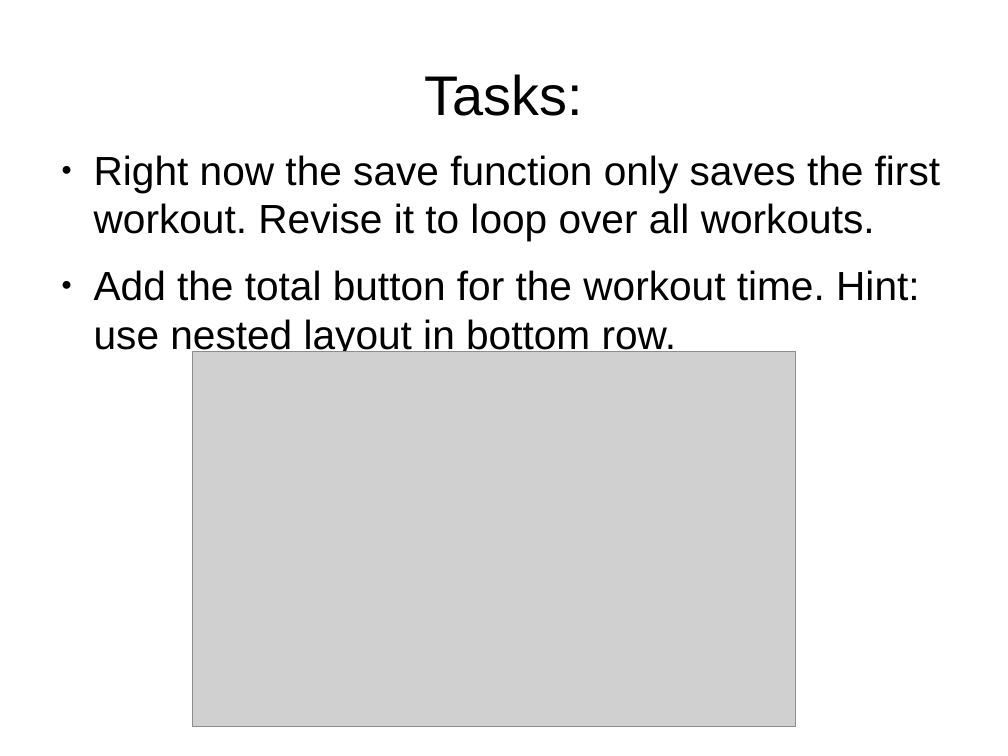
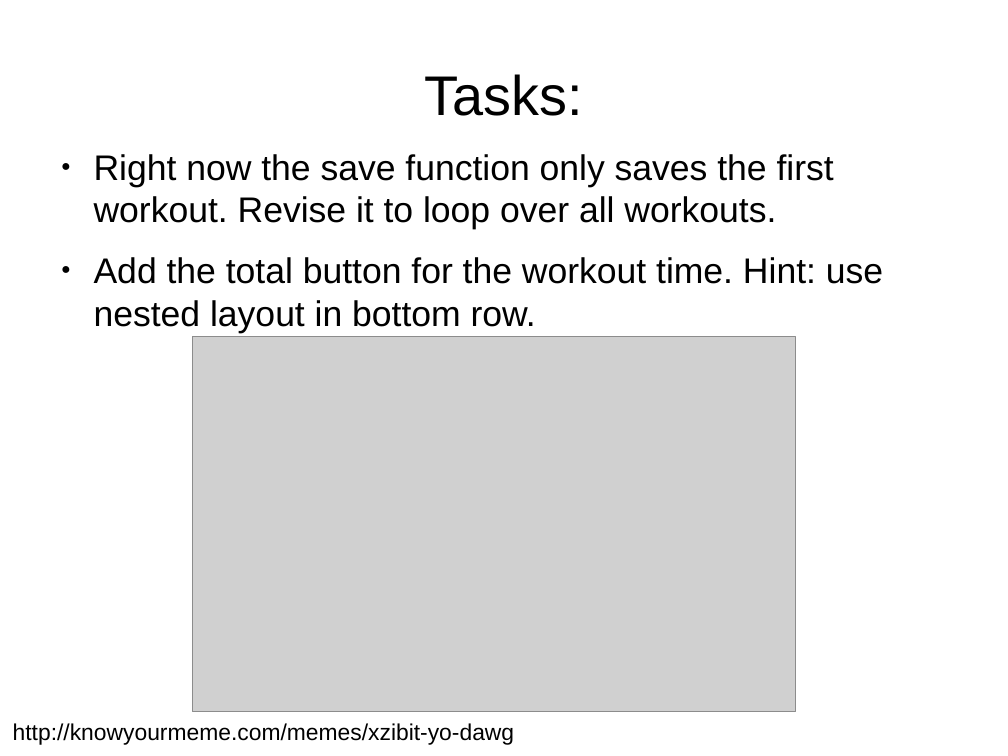
Before and after one commit to adasilva/intro_kivy, a slide deck: slide 35 of intro_kivy.odp. Drawn at 1008x756 pixels with LibreOffice and Linux fonts; fonts in the diff are those of the drawing; grey boxes stand for pictures. Boxes give left, top, right and bottom in pixels: in the first picture for what was removed or moved away, otherwise in the second. Text is boxed around its words. In the diff, an @@ line names an element or a change of style, - is before the commit and + after.

Commit message:
slide formatting, image info

```diff
--- a/intro_kivy.odp
+++ b/intro_kivy.odp
@@ text "Right now the save function ..." at <box>94,154,883,333</box>: size 32 to 28 pt @@
@@ picture: place and size @@
-picture at <box>192,351,796,726</box>
+picture at <box>192,337,796,712</box>
@@ text added at <box>13,723,514,745</box>, 18 pt, text #000000 @@
+http://knowyourmeme.com/memes/xzibit-yo-dawg
```
Also in this commit, not shown: 22 other slides changed.
